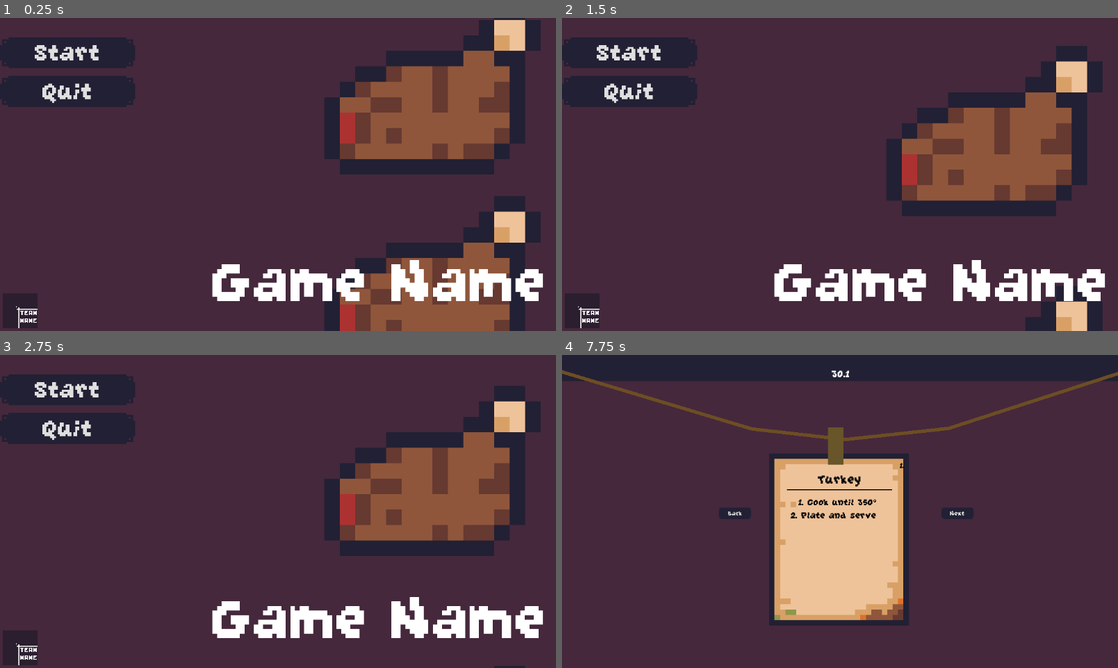
Above: before the commit, frames 1-4 (two rows, left to right).
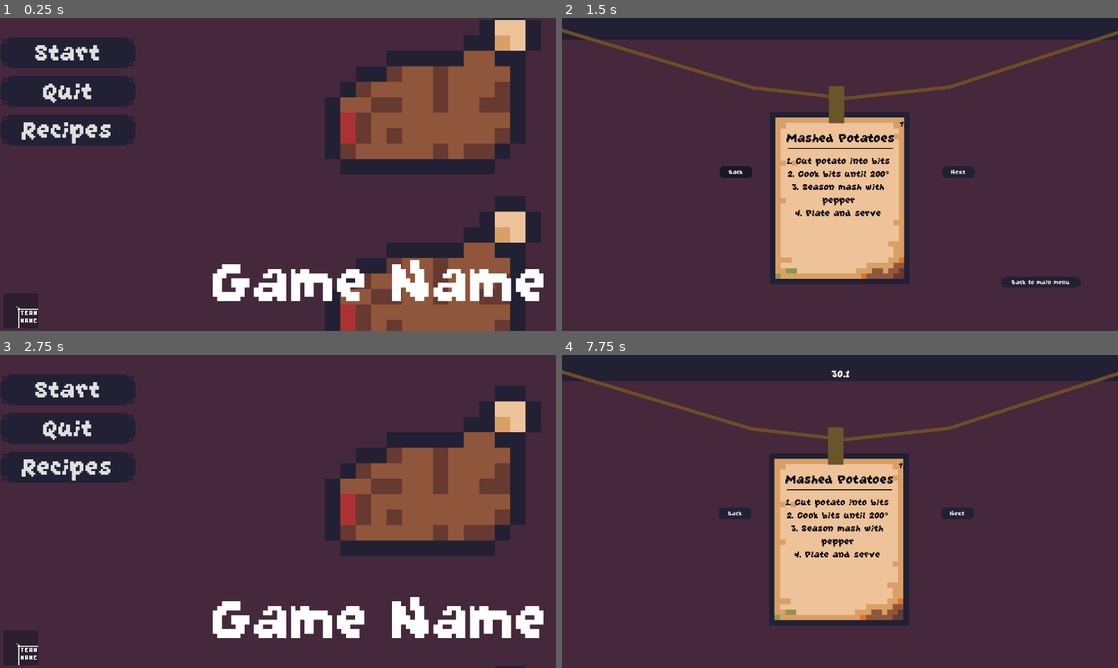
Above: after the commit, the same moments.

Repository: Sastingus/Team-name-GMTK-2026
Game: Godot game, scene res://scenes/worlds/main_menu.tscn
The game is run twice, just before and just after one commit, with the same random seed, the same clock (stepped at 60 frames per second) and the same inputs.
Inputs (mouse positions are in pixels of both pictures, inside the frame that each line leads up to):
- Up to frame 1 (0.25 s): no input
- Up to frame 2 (1.5 s): click (628, 130) at 0.5 s, where only the run after the commit has a clickable "Recipes"; click (734, 171) at 1.25 s, where only the run after the commit has a clickable "Back"
- Up to frame 3 (2.75 s): click (478, 617) at 2 s, where only the run after the commit has a clickable "Back to main menu"
- Up to frame 4 (7.75 s): click "Start" at 2.75 s; tap Enter at 3.5 s; move the mouse to (962, 495) at 3.52 s; right-click (962, 495) at 3.6 s; move the mouse to (728, 527) at 4.27 s; right-click (728, 527) at 4.35 s; move the mouse to (1029, 630) at 5.02 s; click (1029, 630) at 5.1 s; right-click (1029, 630) at 5.3 s; tap Space at 5.75 s; move the mouse to (812, 574) at 5.77 s; right-click (812, 574) at 5.85 s; move the mouse to (1006, 558) at 6.52 s; right-click (1006, 558) at 6.6 s; move the mouse to (673, 464) at 7.27 s; click (673, 464) at 7.35 s; right-click (673, 464) at 7.55 s

The runs differ from the first frame. In frame 1, 3.2% of the frame differs, in the area x 0-98%, y 0-100%; in frame 2, 44%, in the area x 0-100%, y 0-100%; in frame 3, 3.1%; in frame 4, 1.3%.

Commit message:
recipes in main menu

Diff:
--- a/autoload/globals.gd
+++ b/autoload/globals.gd
@@ -6,7 +6,7 @@
 const THROW_STRENGTH = 0.5
 
 var sent_food := []
-const RECIPE_COUNT = 1
+const RECIPE_COUNT = 7
 
 var current_recipe := 1
 
--- a/scenes/worlds/main_menu.gd
+++ b/scenes/worlds/main_menu.gd
@@ -1,13 +1,17 @@
 extends Node2D
 
+@onready var recipe_station: Station = $RecipeStation
 
 
 func _on_start_pressed() -> void:
 	Globals.in_game = true
 	get_tree().change_scene_to_packed(preload("res://scenes/worlds/world.tscn"))
 
-func _on_settings_pressed() -> void:
-	pass
-
 func _on_quit_pressed() -> void:
 	get_tree().quit()
+
+func _on_recipes_pressed() -> void:
+	recipe_station.visible = true
+
+func back_to_menu():
+	recipe_station.visible = false
--- a/scenes/worlds/main_menu.tscn
+++ b/scenes/worlds/main_menu.tscn
@@ -6,6 +6,8 @@
 [ext_resource type="FontFile" uid="uid://bu8nk1sjrv7xg" path="res://assets/GrapeSoda.ttf" id="3_v0ctj"]
 [ext_resource type="Texture2D" uid="uid://co5aplhdcab5j" path="res://assets/team-name-logo.png" id="5_jixok"]
 [ext_resource type="AudioStream" uid="uid://beec1sm6jcqn0" path="res://assets/music/MenuA.mp3" id="6_oa4j6"]
+[ext_resource type="PackedScene" uid="uid://dvnngx1t1ppdt" path="res://scenes/stations/station.tscn" id="7_saku1"]
+[ext_resource type="PackedScene" uid="uid://c0p77y6hukof" path="res://scenes/tools/recipe_card/recipe_card.tscn" id="8_byytg"]
 
 [sub_resource type="Theme" id="Theme_1b5k1"]
 default_font = ExtResource("3_v0ctj")
@@ -89,6 +91,9 @@
 [node name="main menu" type="Node2D" unique_id=1026310068]
 script = ExtResource("1_v0ctj")
 
+[node name="Camera2D" type="Camera2D" parent="." unique_id=1523989823]
+position = Vector2(575.32, 323.81)
+
 [node name="ColorRect" type="ColorRect" parent="." unique_id=1476808874]
 offset_left = -8.0
 offset_top = -8.0
@@ -120,6 +125,11 @@
 layout_mode = 2
 theme = ExtResource("3_jixok")
 text = "Quit"
+
+[node name="Recipes" type="Button" parent="Control/VBoxContainer" unique_id=145994486]
+layout_mode = 2
+theme = ExtResource("3_jixok")
+text = "Recipes"
 
 [node name="Label" type="Label" parent="Control" unique_id=1887727985]
 z_index = 1
@@ -157,5 +167,109 @@
 autoplay = true
 parameters/looping = true
 
+[node name="RecipeStation" parent="." unique_id=1350042118 instance=ExtResource("7_saku1")]
+visible = false
+z_index = 10
+position = Vector2(577, 315)
+station_id = 2
+
+[node name="ColorRect" type="ColorRect" parent="RecipeStation" unique_id=1577758817]
+offset_left = -651.0
+offset_top = 256.0
+offset_right = 647.0
+offset_bottom = 360.0
+color = Color(0.27058825, 0.15686275, 0.23529412, 1)
+
+[node name="Line2D" type="Line2D" parent="RecipeStation" unique_id=497461187]
+position = Vector2(-91, -112)
+points = PackedVector2Array(-495, -180, -92, -59, 102, -37, 316, -60, 687, -180)
+width = 7.0
+default_color = Color(0.42745098, 0.30588236, 0.14117648, 1)
+
+[node name="NextButton" type="Button" parent="RecipeStation" unique_id=859947699]
+offset_left = 210.0
+offset_top = -8.0
+offset_right = 277.0
+offset_bottom = 16.0
+theme = ExtResource("3_jixok")
+text = "Next"
+
+[node name="BackButton" type="Button" parent="RecipeStation" unique_id=900634247]
+offset_left = -251.0
+offset_top = -8.0
+offset_right = -184.0
+offset_bottom = 16.0
+theme = ExtResource("3_jixok")
+text = "Back"
+
+[node name="TurkeyRecipeCard2" parent="RecipeStation" unique_id=1490860633 instance=ExtResource("8_byytg")]
+position = Vector2(-146, -120)
+recipe_name = "Turkey"
+recipe_description = "1. Cook until 350°
+2. Plate and serve  "
+
+[node name="StuffingRecipeCard" parent="RecipeStation" unique_id=1941201644 instance=ExtResource("8_byytg")]
+position = Vector2(-146, -120)
+recipe_name = "Stuffing"
+recipe_description = "1. Cut the stuffing out of the can
+2. Cook until 250°
+3. Plate and serve"
+id = 2
+
+[node name="CornRecipeCard" parent="RecipeStation" unique_id=975297918 instance=ExtResource("8_byytg")]
+position = Vector2(-146, -120)
+recipe_name = "Corn on the Cob"
+recipe_description = "1. Cut husk off
+2. Cook until 150°
+3. Plate and serve"
+id = 3
+
+[node name="PumpkinPieRecipeCard" parent="RecipeStation" unique_id=1581448039 instance=ExtResource("8_byytg")]
+position = Vector2(-146, -120)
+recipe_name = "Pumpkin Pie"
+recipe_description = "1. Cut pumpkin into bits
+2. Put pumpkin bits into crust
+3. Cook raw pumpkin pie until 250°
+4. Plate and serve"
+id = 4
+
+[node name="CranberryRecipeCard" parent="RecipeStation" unique_id=1705074228 instance=ExtResource("8_byytg")]
+position = Vector2(-146, -120)
+recipe_name = "Cranberry Sauce"
+recipe_description = "1. Cut the sauce out of the can
+2. Cook until 150°
+3. Plate and serve"
+id = 5
+
+[node name="DeviledEggRecipeCard" parent="RecipeStation" unique_id=952390098 instance=ExtResource("8_byytg")]
+position = Vector2(-146, -120)
+recipe_name = "Deviled Eggs"
+recipe_description = "1. Cook egg until 150°
+2. Cut the egg in half
+3. Season the egg
+4. Plate and serve"
+id = 6
+
+[node name="MashedPotatoesRecipeCard" parent="RecipeStation" unique_id=2053953426 instance=ExtResource("8_byytg")]
+position = Vector2(-146, -120)
+recipe_name = "Mashed Potatoes"
+recipe_description = "1. Cut potato into bits
+2. Cook bits until 200°
+3. Season mash with pepper
+4. Plate and serve"
+id = 7
+
+[node name="Recipes" type="Button" parent="RecipeStation" unique_id=599424043]
+offset_left = 332.0
+offset_top = 221.0
+offset_right = 497.0
+offset_bottom = 243.0
+theme = ExtResource("3_jixok")
+text = "Back to main menu"
+
 [connection signal="pressed" from="Control/VBoxContainer/Start" to="." method="_on_start_pressed"]
 [connection signal="pressed" from="Control/VBoxContainer/Quit" to="." method="_on_quit_pressed"]
+[connection signal="pressed" from="Control/VBoxContainer/Recipes" to="." method="_on_recipes_pressed"]
+[connection signal="pressed" from="RecipeStation/NextButton" to="RecipeStation/TurkeyRecipeCard2" method="next_recipe"]
+[connection signal="pressed" from="RecipeStation/BackButton" to="RecipeStation/TurkeyRecipeCard2" method="back_recipe"]
+[connection signal="pressed" from="RecipeStation/Recipes" to="." method="back_to_menu"]
